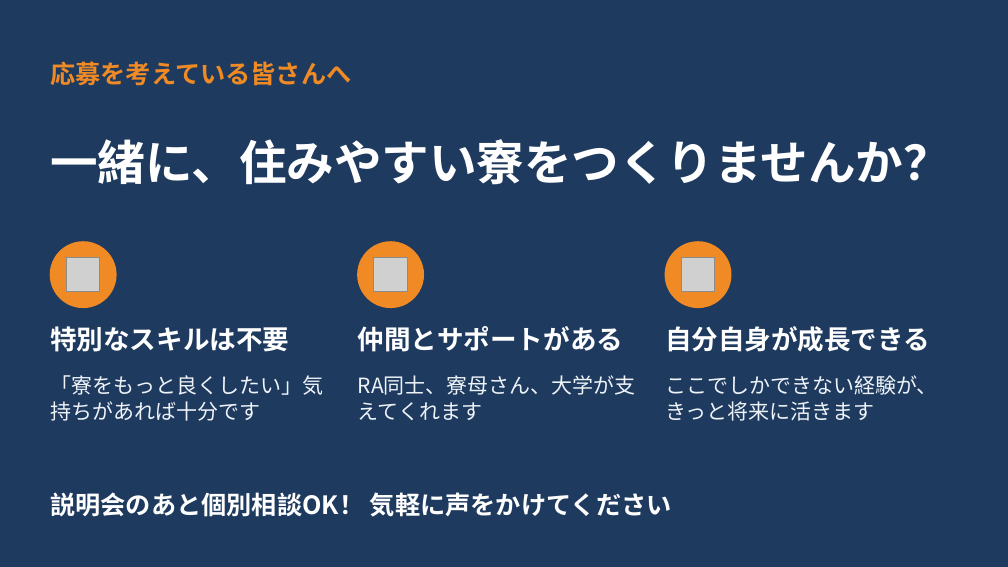
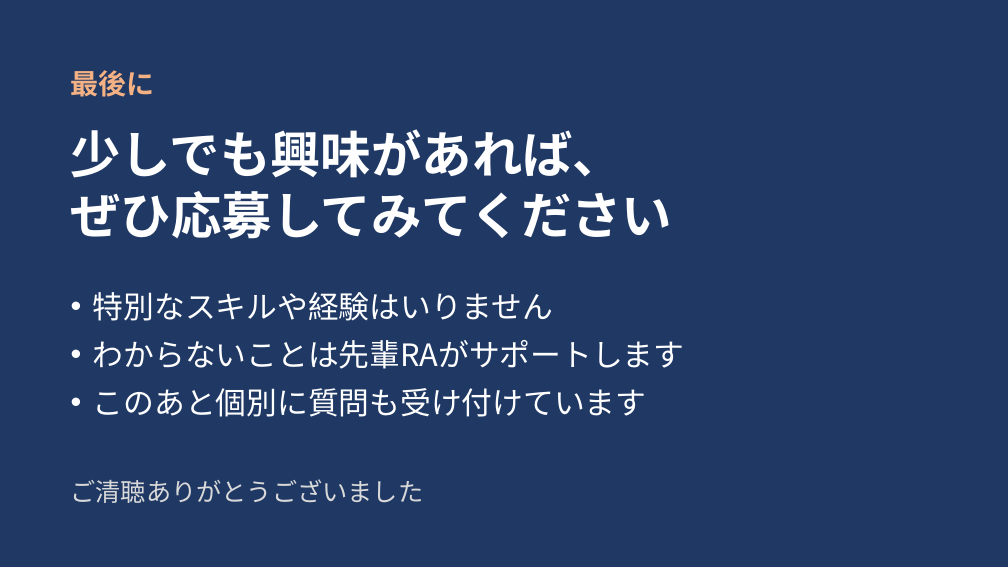
Before and after one commit to kouhiro09070305-create/-, a slide deck: slide 6 of RA募集説明会_RAプレゼン_20261023.pptx. Drawn at 1008x567 pixels with LibreOffice and Linux fonts; fonts in the diff are those of the drawing; grey boxes stand for pictures. Boxes give left, top, right and bottom in pixels: in the first picture for what was removed or moved away, otherwise in the second. Text is boxed around its words. In the diff, an @@ line names an element or a change of style, - is before the commit and + after.

```diff
--- a/RA募集説明会_RAプレゼン_20261023.pptx
+++ b/RA募集説明会_RAプレゼン_20261023.pptx
@@ background #1E3A5F to #1F3864 @@
@@ text at <box>71,70,155,97</box>: text changed; size 18 to 20 pt; text colour #F08A24 to #F4B183 @@
-応募を考えている皆さんへ
+最後に
@@ text at <box>71,129,673,239</box>: text changed; size 34 to 36 pt @@
-一緒に、住みやすい寮をつくりませんか？
+少しでも興味があれば、
+ぜひ応募してみてください
@@ ellipse removed at <box>50,242,116,307</box> @@
@@ picture removed at <box>67,258,100,291</box> @@
@@ ellipse removed at <box>358,242,423,307</box> @@
@@ picture removed at <box>374,258,407,291</box> @@
@@ ellipse removed at <box>665,242,731,307</box> @@
@@ picture removed at <box>681,258,715,291</box> @@
@@ text added at <box>93,292,685,417</box>, 22 pt, text #FFFFFF @@
+• 特別なスキルや経験はいりません
+• わからないことは先輩RAがサポートします
+• このあと個別に質問も受け付けています
@@ text removed at <box>50,326,289,352</box> @@
-特別なスキルは不要
@@ text removed at <box>358,326,623,352</box> @@
-仲間とサポートがある
@@ text removed at <box>665,326,930,352</box> @@
-自分自身が成長できる
@@ text removed at <box>50,375,323,421</box> @@
-「寮をもっと良くしたい」気持ちがあれば十分です
@@ text removed at <box>358,375,636,420</box> @@
-RA同士、寮母さん、大学が支えてくれます
@@ text removed at <box>665,375,938,421</box> @@
-ここでしかできない経験が、きっと将来に活きます
@@ text added at <box>71,479,424,503</box>, 18 pt, text #D9D9D9 @@
+ご清聴ありがとうございました
@@ text removed at <box>50,492,672,517</box> @@
-説明会のあと個別相談OK！ 気軽に声をかけてください
```
Also in this commit, not shown: 4 other slides changed, 1 slide added, 1 slide removed.
